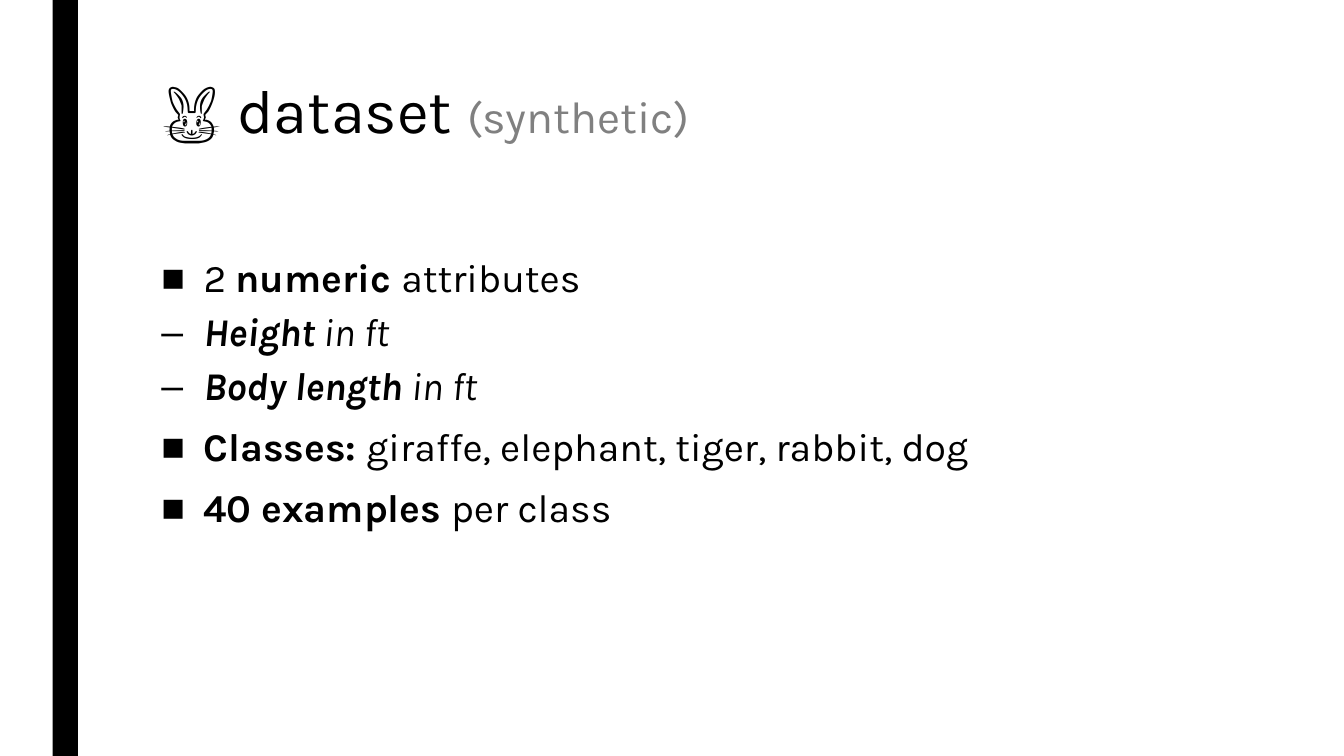
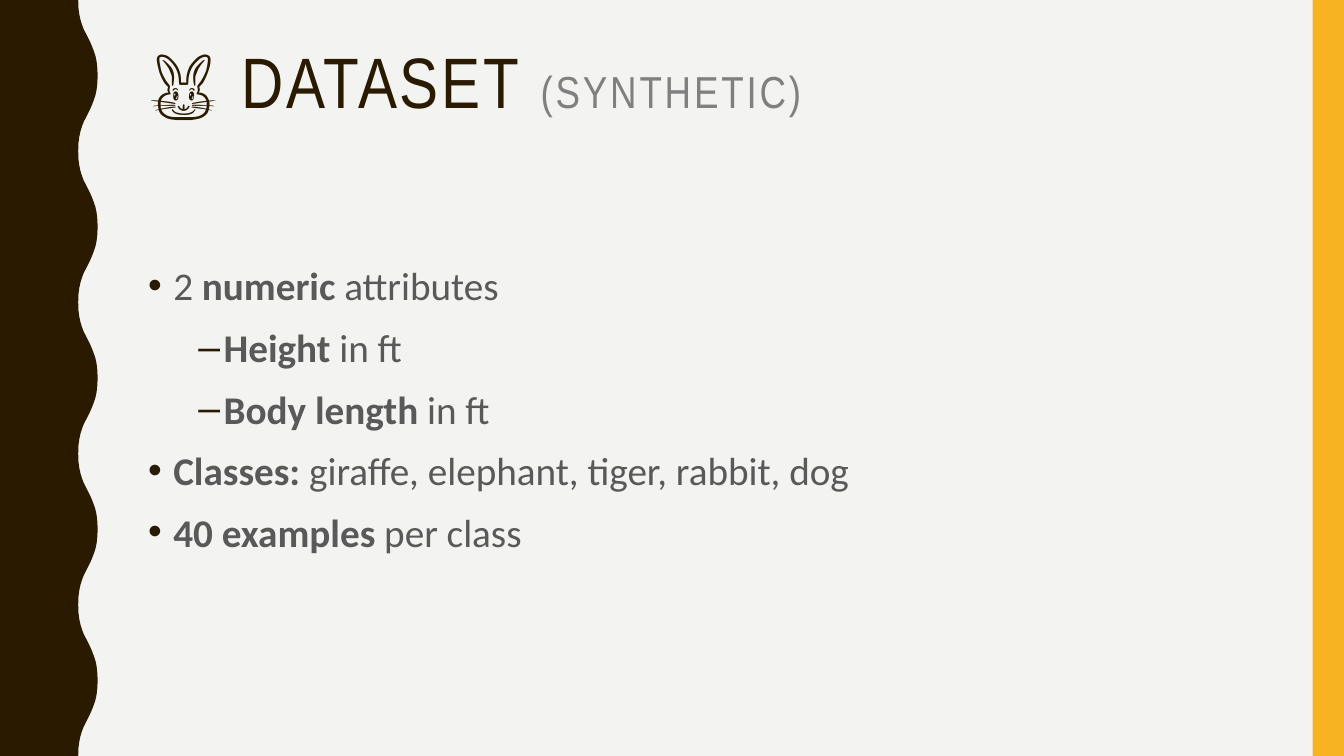
Before and after one commit to gururaj-shriram/ece548-machine-learning, a slide deck: slide 10 of proj1/presentation/pres.pptx. Drawn at 1344x756 pixels with LibreOffice and Linux fonts; fonts in the diff are those of the drawing. Boxes give left, top, right and bottom in pixels: in the first picture for what was removed or moved away, otherwise in the second. Text is boxed around its words. In the diff, an @@ line names an element or a change of style, - is before the commit and + after.

Commit message:
Updated presentation
Changed theme to make graphs more visible; rearranged text/graphs to reflect changes

```diff
--- a/proj1/presentation/pres.pptx
+++ b/proj1/presentation/pres.pptx
@@ background #FFFFFF to #F3F3F2 @@
@@ freeform shape added at [0, 0, 98, 756], fill #2A1A00 @@
@@ rectangle removed at [52, 0, 78, 756] @@
@@ rectangle added at [1313, 0, 1344, 756], fill #F8B323 @@
@@ title at [241, 58, 802, 117]: text changed; font Karla to Arial Narrow @@
-🐰 dataset (synthetic)
+🐰 DATASET (SYNTHETIC)
@@ text "2 numeric attributes": place and size @@
-text "2 numeric attributes" at [204, 264, 969, 532]
+text "2 numeric attributes" at [173, 272, 849, 554]
@@ text "2 numeric attributes" at [173, 272, 849, 554]: font Karla to Calibri, text colour #000000 to #595959; italic off in "Height in ft", "Body length in ft"; bullet ■ to •; line spacing 0.94 to 1.1; less space between paragraphs; indent changed @@
```
Also in this commit, not shown: 30 other slides changed.
